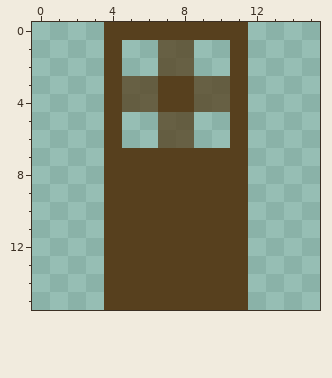
Pixel-art sprite: data/textures/door_wood_w_inv.png. This is how it looked before the edit.
The file is 16x16 pixels.
Once edited:
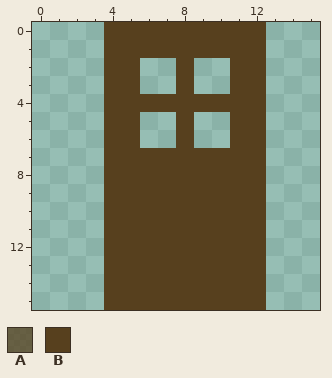
Palette (. is transparent): A #57401ebf  B #57401e
Change:
@@ x 0..15 @@
- 0 ....BBBBBBBB....
- 1 ....B..AA..B....
- 2 ....B..AA..B....
- 3 ....BAABBAAB....
- 4 ....BAABBAAB....
- 5 ....B..AA..B....
- 6 ....B..AA..B....
- 7 ....BBBBBBBB....
- 8 ....BBBBBBBB....
- 9 ....BBBBBBBB....
-10 ....BBBBBBBB....
-11 ....BBBBBBBB....
-12 ....BBBBBBBB....
-13 ....BBBBBBBB....
-14 ....BBBBBBBB....
-15 ....BBBBBBBB....
+ 0 ....BBBBBBBBB...
+ 1 ....BBBBBBBBB...
+ 2 ....BB..B..BB...
+ 3 ....BB..B..BB...
+ 4 ....BBBBBBBBB...
+ 5 ....BB..B..BB...
+ 6 ....BB..B..BB...
+ 7 ....BBBBBBBBB...
+ 8 ....BBBBBBBBB...
+ 9 ....BBBBBBBBB...
+10 ....BBBBBBBBB...
+11 ....BBBBBBBBB...
+12 ....BBBBBBBBB...
+13 ....BBBBBBBBB...
+14 ....BBBBBBBBB...
+15 ....BBBBBBBBB...
Pixel boxes of the changes (left, top, right, bottom) in both pictures:
changed: (122, 22, 266, 310)
